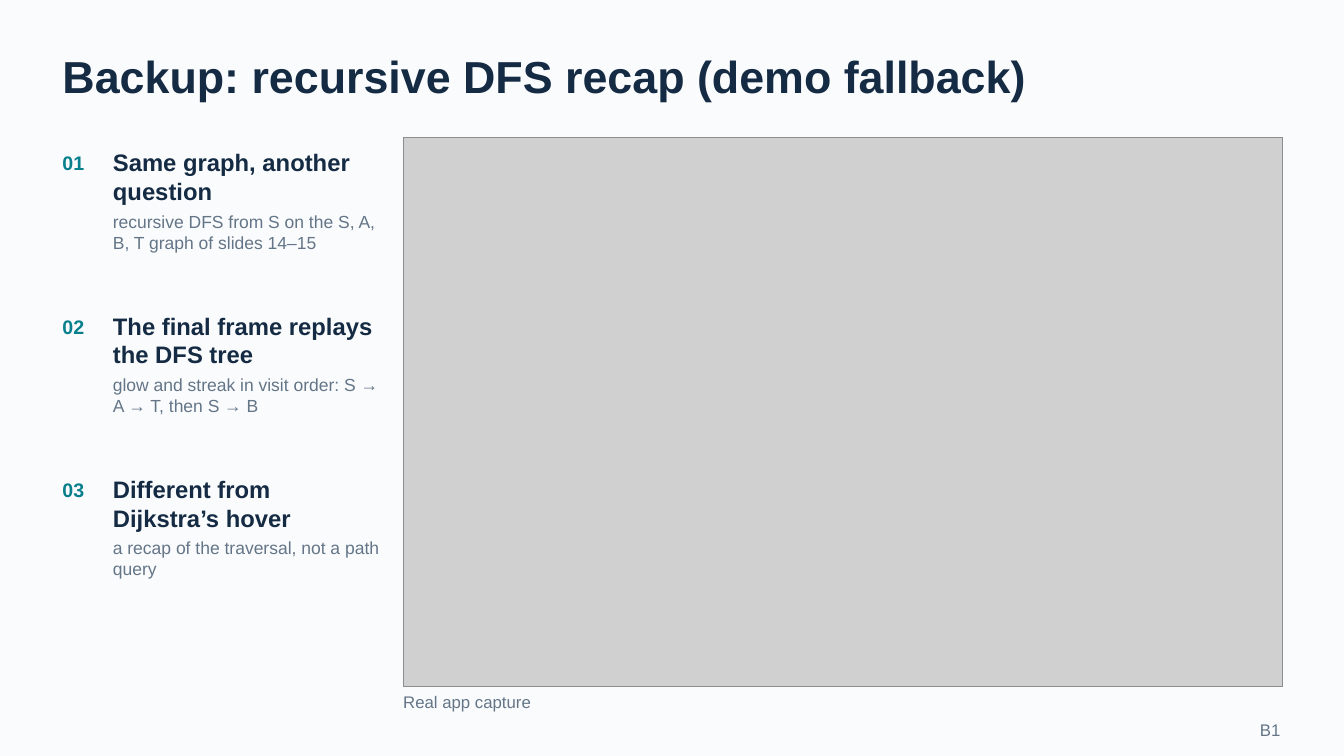
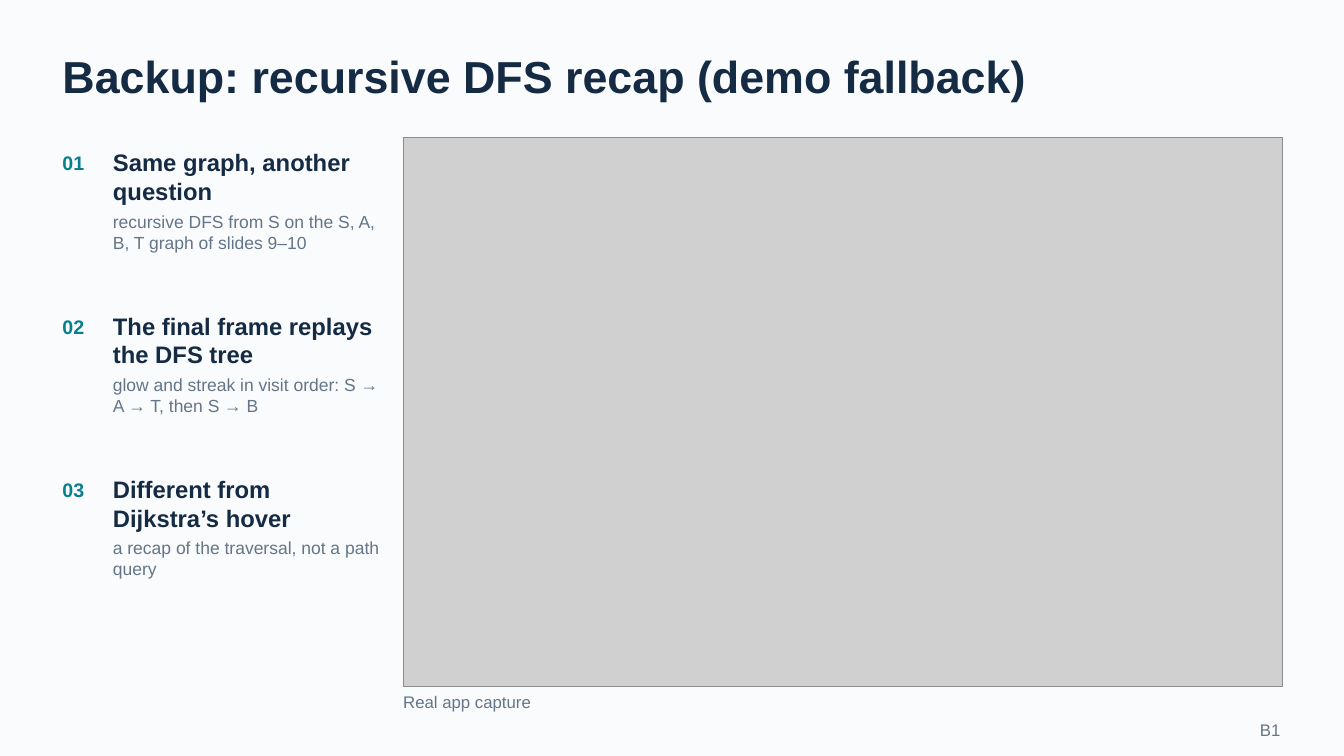
Before and after one commit to BJoozz/docsforfyp, a slide deck: slide 1 of presentation/VisuAlgo_CA_QA_Backup.pptx. Drawn at 1344x756 pixels with LibreOffice and Linux fonts; fonts in the diff are those of the drawing; grey boxes stand for pictures. Boxes give left, top, right and bottom in pixels: in the first picture for what was removed or moved away, otherwise in the second. Text is boxed around its words. In the diff, an @@ line names an element or a change of style, - is before the commit and + after.

```diff
--- a/presentation/VisuAlgo_CA_QA_Backup.pptx
+++ b/presentation/VisuAlgo_CA_QA_Backup.pptx
@@ text at (113, 215, 376, 253): text changed @@
-recursive DFS from S on the S, A, B, T graph of slides 14–15
+recursive DFS from S on the S, A, B, T graph of slides 9–10
```
Also in this commit, not shown: 18 other files.
